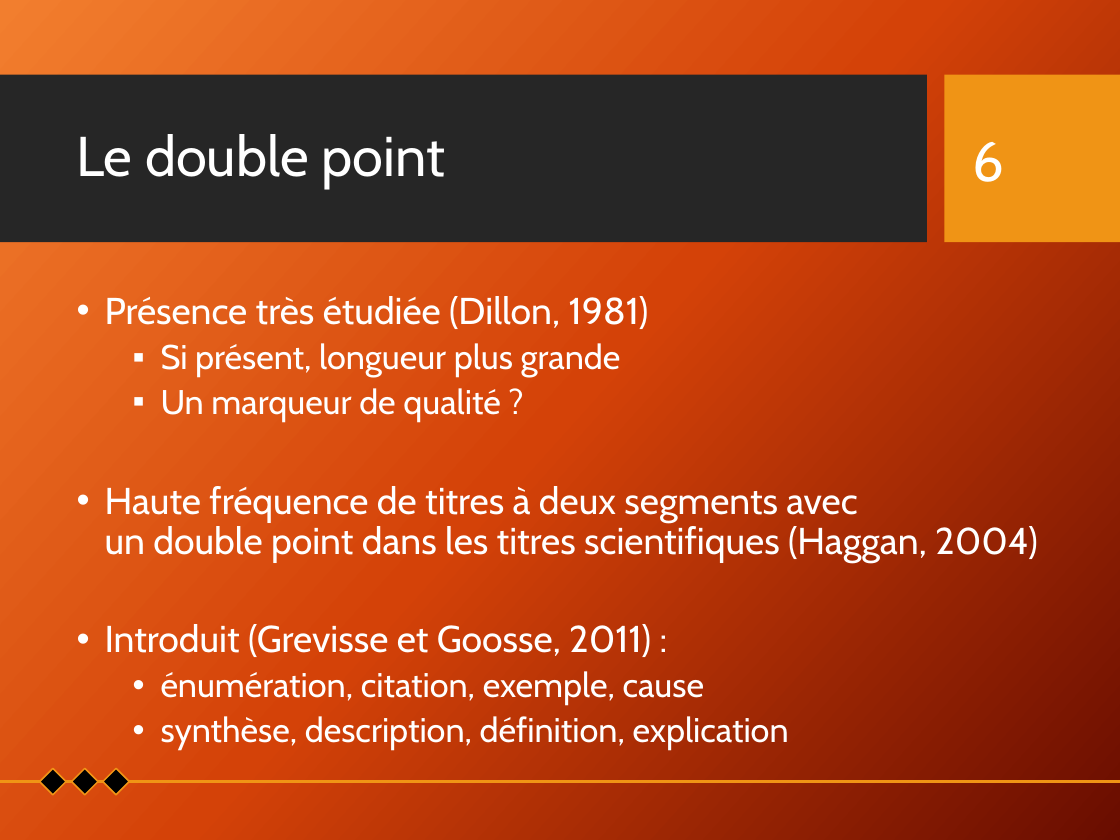
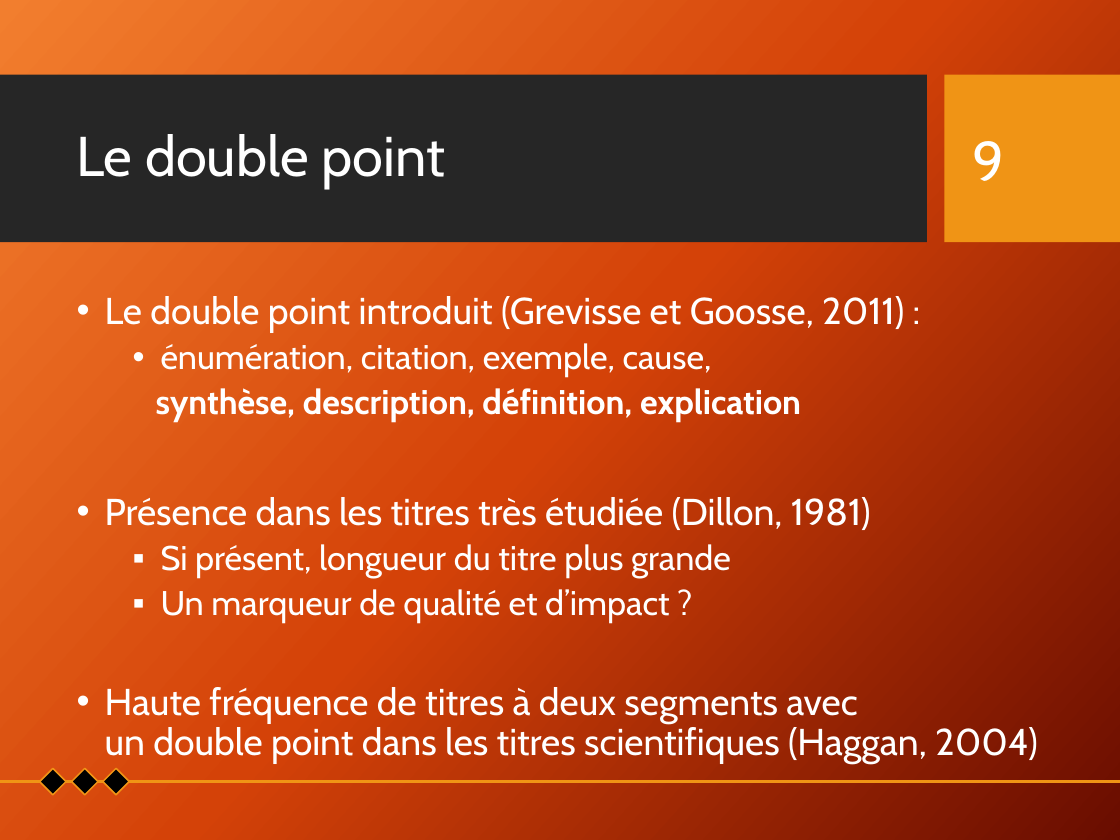
Before and after one commit to Xitog/tal, a slide deck: slide 9 of dossiers/Final - Présentation Projet de recherche.pptx (slide 6 before the commit). Drawn at 1120x840 pixels with LibreOffice and Linux fonts; fonts in the diff are those of the drawing; background and template pictures are left out. Boxes give left, top, right and bottom in pixels: in the first picture for what was removed or moved away, otherwise in the second. Text is boxed around its words. In the diff, an @@ line names an element or a change of style, - is before the commit and + after.

```diff
--- a/dossiers/Final - Présentation Projet de recherche.pptx
+++ b/dossiers/Final - Présentation Projet de recherche.pptx
@@ page number at bbox=[973, 141, 1005, 181]: text changed @@
-6
+9
@@ text at bbox=[105, 296, 904, 623]: text changed @@
-• Présence très étudiée (Dillon, 1981)
-  ▪ Si présent, longueur plus grande
-  ▪ Un marqueur de qualité ?
+• Le double point introduit (Grevisse et Goosse, 2011) :
+  • énumération, citation, exemple, cause,
+  synthèse, description, définition, explication
+• Présence dans les titres très étudiée (Dillon, 1981)
+  ▪ Si présent, longueur du titre plus grande
+  ▪ Un marqueur de qualité et d’impact ?
@@ text at bbox=[105, 624, 789, 751]: paragraphs removed @@
-• Introduit (Grevisse et Goosse, 2011) :
-  • énumération, citation, exemple, cause
-  • synthèse, description, définition, explication
```
Also in this commit, not shown: 27 other slides changed, 11 slides added, 2 other files.
